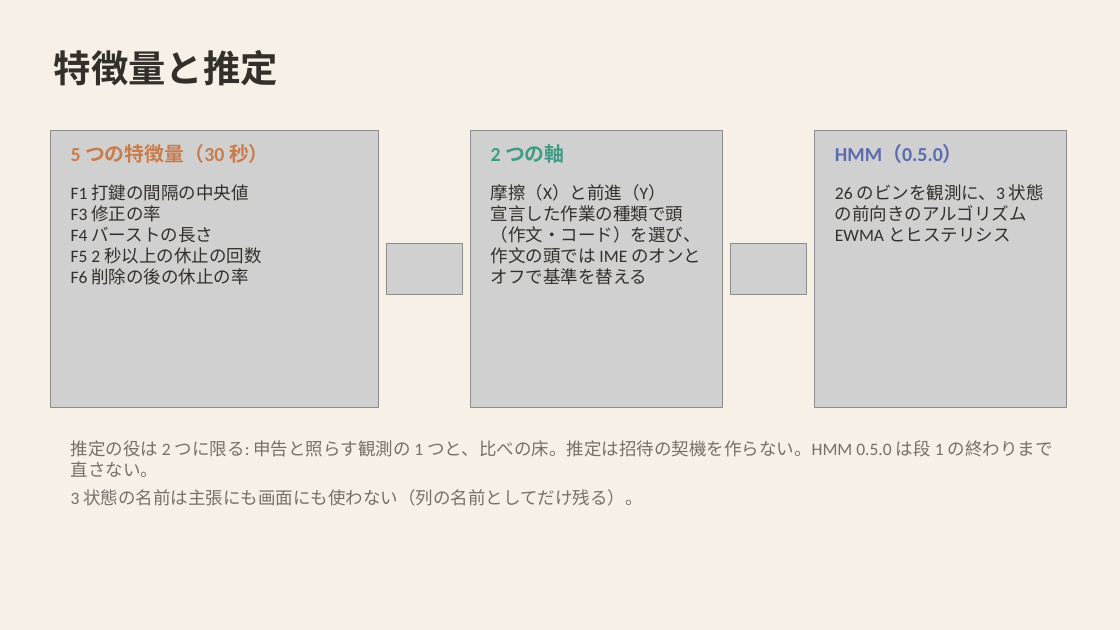
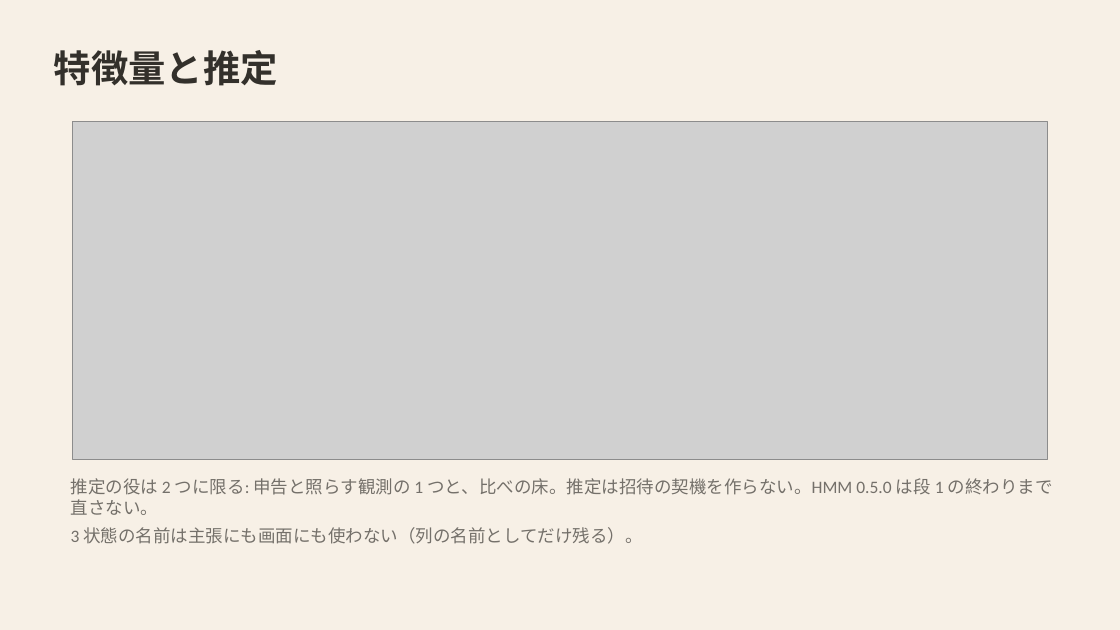
Before and after one commit to mikotomiura/GSE-prototype, a slide deck: slide 16 of docs/slides/project-overview/GSE_project_tech.pptx (slide 11 before the commit). Drawn at 1120x630 pixels with LibreOffice and Linux fonts; fonts in the diff are those of the drawing; grey boxes stand for pictures. Boxes give left, top, right and bottom in pixels: in the first picture for what was removed or moved away, otherwise in the second. Text is boxed around its words. In the diff, an @@ line names an element or a change of style, - is before the commit and + after.

```diff
--- a/docs/slides/project-overview/GSE_project_tech.pptx
+++ b/docs/slides/project-overview/GSE_project_tech.pptx
@@ text removed at bbox=[71, 144, 269, 163] @@
-5 つの特徴量（30 秒）
@@ picture: place and size @@
-picture at bbox=[50, 130, 378, 408]
+picture at bbox=[73, 122, 1048, 460]
@@ picture removed at bbox=[471, 130, 723, 408] @@
@@ text removed at bbox=[491, 144, 565, 163] @@
-2 つの軸
@@ picture removed at bbox=[815, 130, 1067, 408] @@
@@ text removed at bbox=[835, 145, 963, 163] @@
-HMM（0.5.0）
@@ text removed at bbox=[71, 184, 261, 285] @@
-F1 打鍵の間隔の中央値
-F3 修正の率
-F4 バーストの長さ
-F5 2 秒以上の休止の回数
-F6 削除の後の休止の率
@@ text removed at bbox=[491, 184, 701, 285] @@
-摩擦（X）と前進（Y）
-宣言した作業の種類で頭（作文・コード）を選び、作文の頭では IME のオンとオフで基準を替える
@@ text removed at bbox=[835, 184, 1044, 242] @@
-26 のビンを観測に、3 状態の前向きのアルゴリズム
-EWMA とヒステリシス
@@ picture removed at bbox=[386, 244, 462, 294] @@
@@ picture removed at bbox=[731, 244, 807, 294] @@
@@ text "推定の役は 2 つに限る: 申告と照らす観測の 1 ...": place and size @@
-text "推定の役は 2 つに限る: 申告と照らす観測の 1 ..." at bbox=[71, 440, 1053, 506]
+text "推定の役は 2 つに限る: 申告と照らす観測の 1 ..." at bbox=[71, 478, 1053, 544]
```
Also in this commit, not shown: 11 other slides changed, 10 slides added, 3 slides removed, 20 other files.
